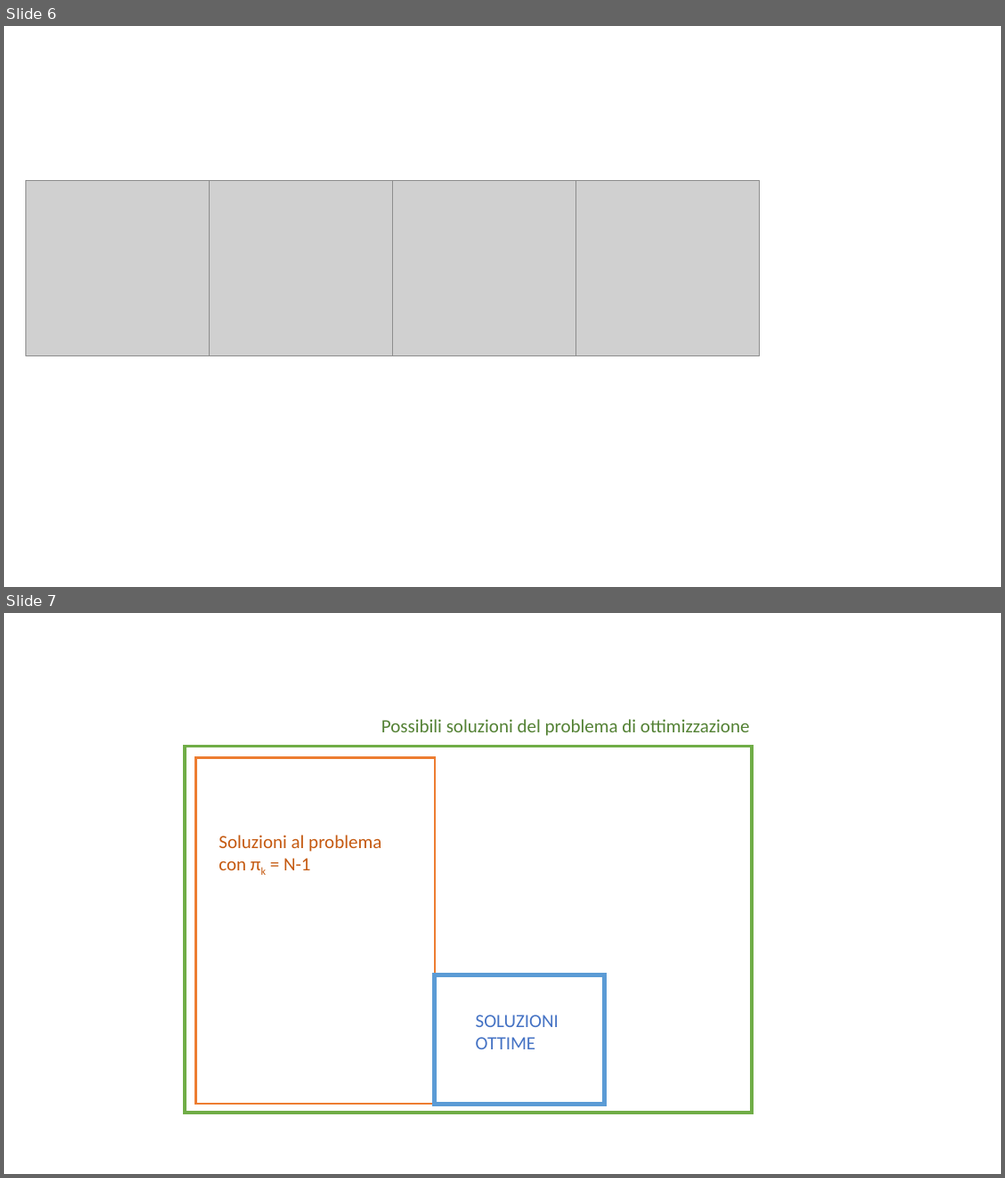
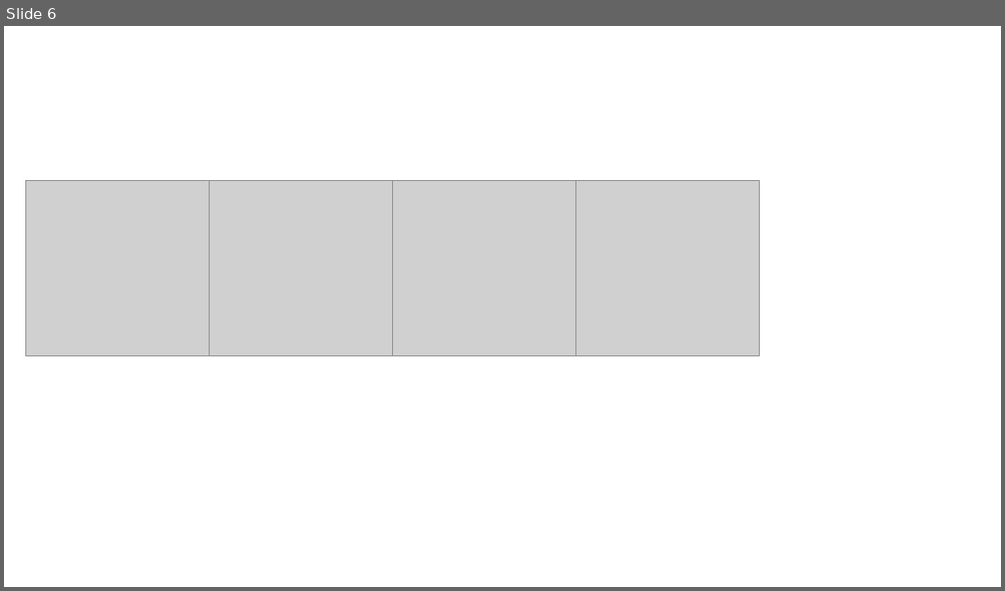
Before and after one commit to francescognn/TESI-LATEX, a slide deck: IMMAGINI/powerpointimmagini.pptx. Shown one above the other, each under a label of ours: slides 6 and 7 before the commit, slide 6 after it. The pictures are 1005x1178 and 1005x591 pixels, drawn with LibreOffice and Linux fonts; fonts in the diff are those of the drawing; grey boxes stand for pictures. Boxes give left, top, right and bottom in pixels: in the first picture for what was removed or moved away, otherwise in the second. Text is boxed around its words. In the diff, an @@ line names an element or a change of style, - is before the commit and + after.

```diff
--- a/IMMAGINI/powerpointimmagini.pptx
+++ b/IMMAGINI/powerpointimmagini.pptx
@@ slide 7 removed at box(4, 613, 1001, 1174), background #FFFFFF @@
@@ text removed at box(381, 719, 750, 736) @@
-Possibili soluzioni del problema di ottimizzazione
@@ rectangle removed at box(185, 747, 752, 1112) @@
@@ rectangle removed at box(195, 758, 435, 1103) @@
@@ text removed at box(218, 835, 381, 870) @@
-Soluzioni al problema con πk = N-1
@@ rectangle removed at box(435, 975, 605, 1103) @@
@@ text removed at box(476, 1014, 558, 1049) @@
-SOLUZIONI OTTIME
```
Also in this commit, not shown: 1 slide added, 2 other files.
